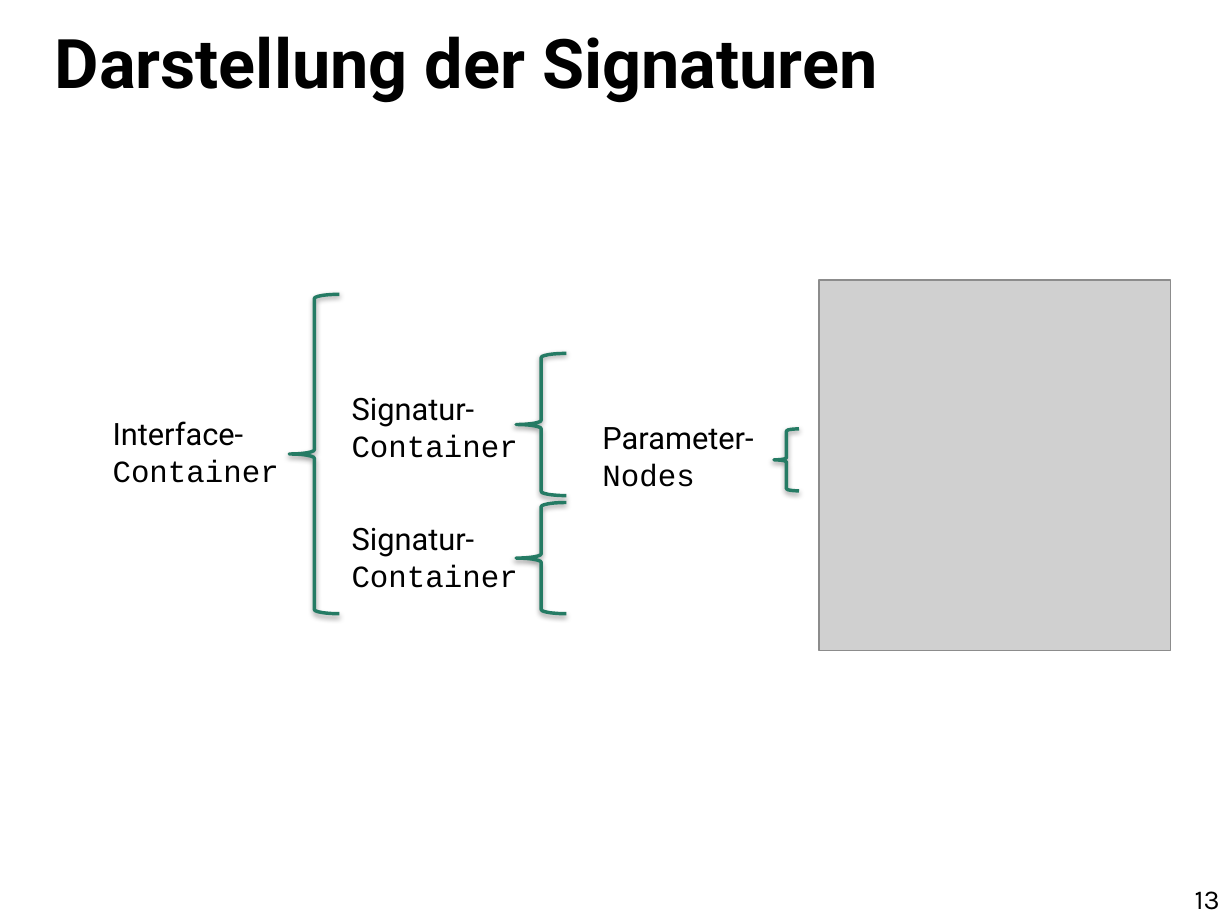
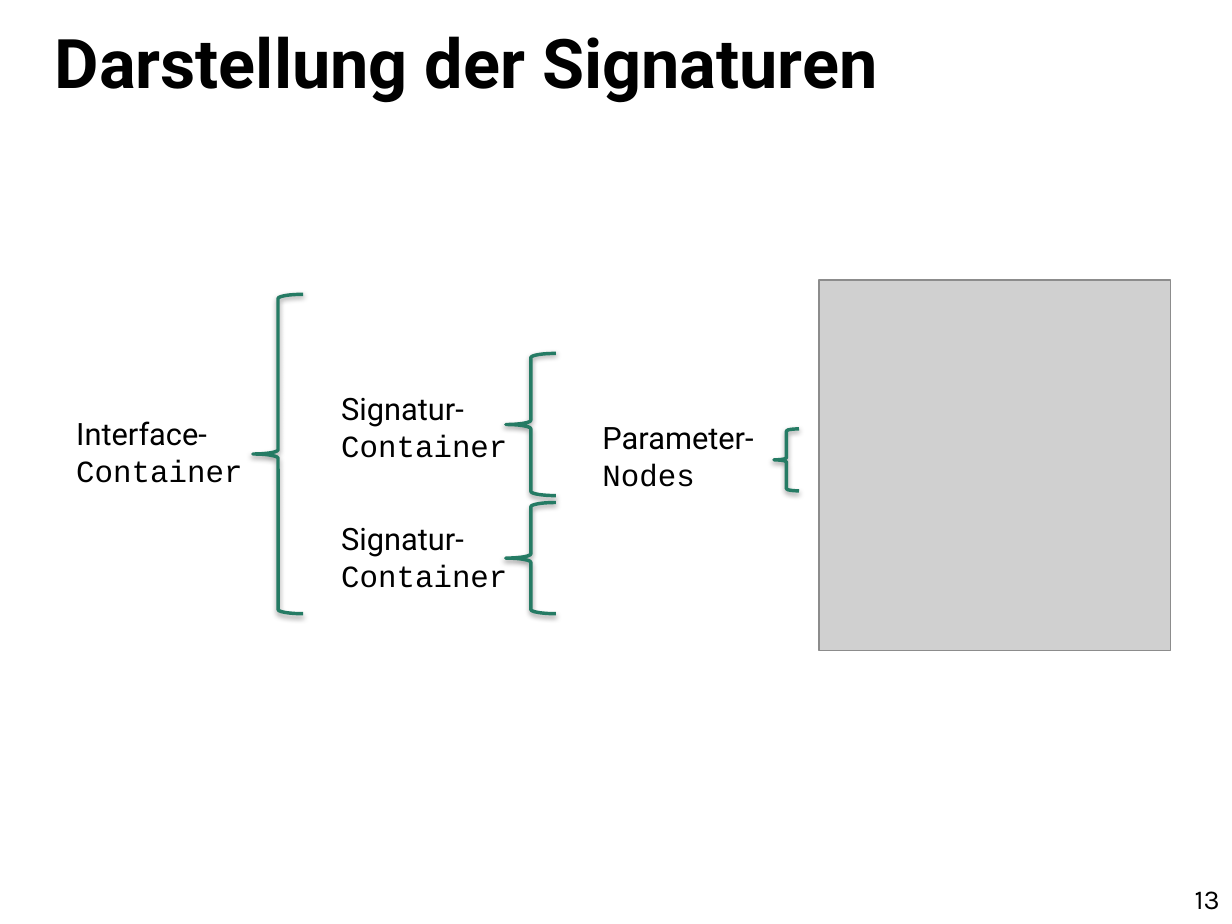
Before and after one commit to uwecl/MDSD-Praktikum, a slide deck: slide 13 of presentation/MDSD-Abschlusspraesentation.pptx. Drawn at 1232x924 pixels with LibreOffice and Linux fonts; fonts in the diff are those of the drawing; grey boxes stand for pictures. Boxes give left, top, right and bottom in pixels: in the first picture for what was removed or moved away, otherwise in the second. Text is boxed around its words. In the diff, an @@ line names an element or a change of style, - is before the commit and + after.

Commit message:
Small layout changes.

```diff
--- a/presentation/MDSD-Abschlusspraesentation.pptx
+++ b/presentation/MDSD-Abschlusspraesentation.pptx
@@ left brace: place and size @@
-left brace at [290,294,340,614]
+left brace at [253,294,303,614]
@@ text "Interface-Container": place and size @@
-text "Interface-Container" at [113,421,279,483]
+text "Interface-Container" at [76,421,242,483]
@@ 2 texts, 2 left braces: place and size @@
-2 texts, 2 left braces at [352,354,567,614]
+2 texts, 2 left braces at [341,354,556,614]
```
Also in this commit, not shown: 5 other slides changed.
